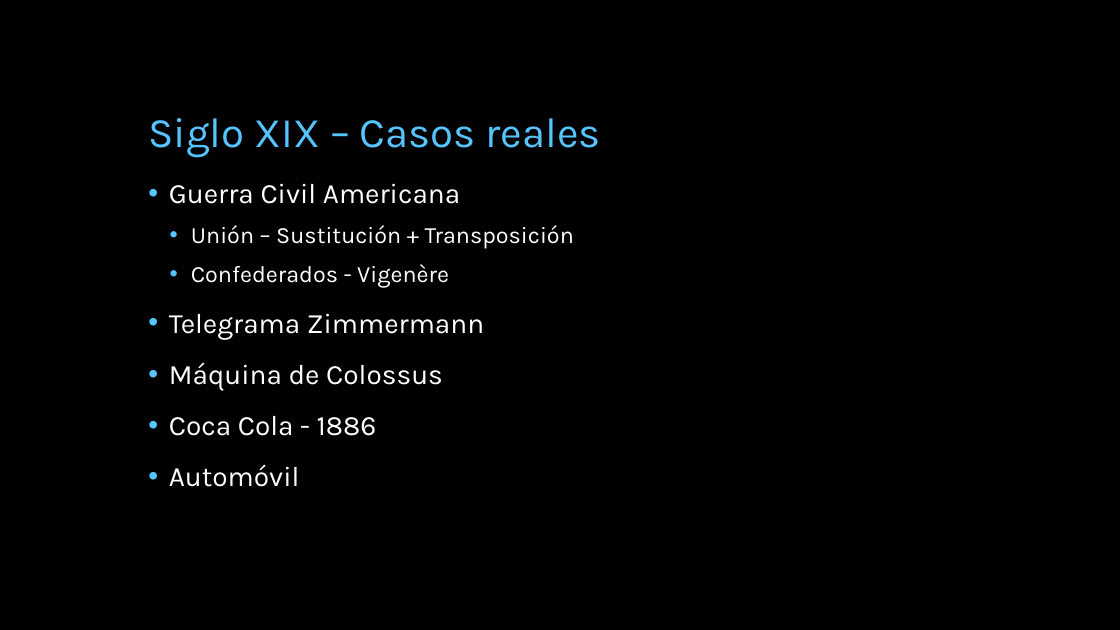
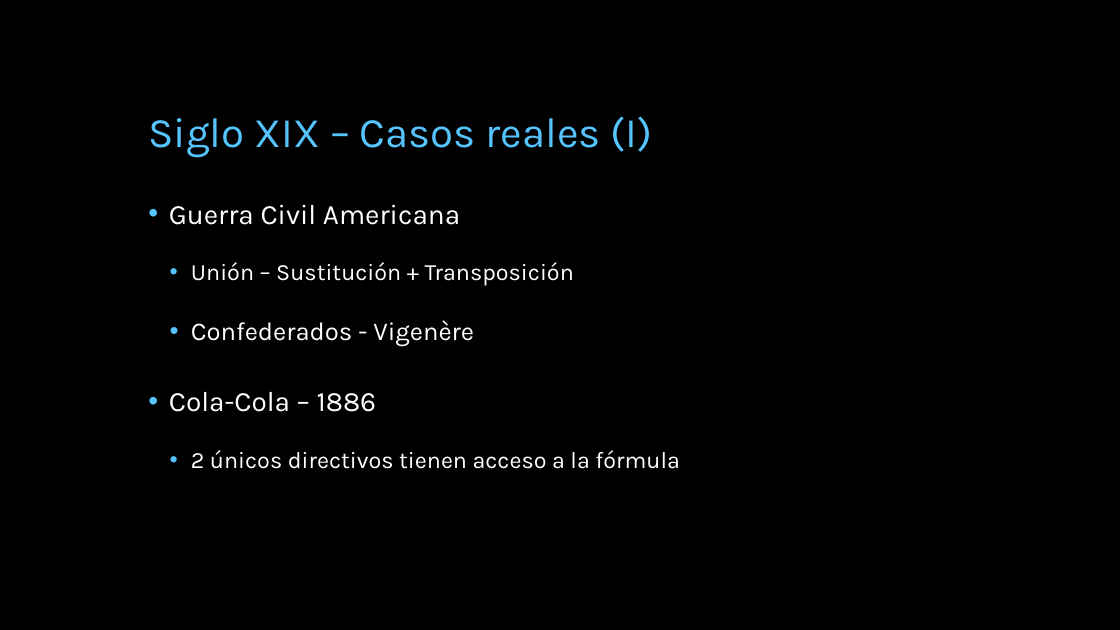
Before and after one commit to miparnisari/implantaciondesistemas, a slide deck: slide 24 of Presentacion/Fuga de Información.pptx (slide 23 before the commit). Drawn at 1120x630 pixels with LibreOffice and Linux fonts; fonts in the diff are those of the drawing; background and template pictures are left out. Boxes give left, top, right and bottom in pixels: in the first picture for what was removed or moved away, otherwise in the second. Text is boxed around its words. In the diff, an @@ line names an element or a change of style, - is before the commit and + after.

Commit message:
ultima modificación a riesgos y casos del siglo xix

```diff
--- a/Presentacion/Fuga de Información.pptx
+++ b/Presentacion/Fuga de Información.pptx
@@ title at [148, 116, 653, 158]: text changed @@
-Siglo XIX – Casos reales
+Siglo XIX – Casos reales (I)
@@ text at [169, 204, 574, 346]: size 20 to 22 pt in "Confederados - Vigenère"; line spacing 0.9 to 1.5 @@
@@ text at [169, 392, 680, 469]: text changed; size 24 to 20 pt @@
-• Telegrama Zimmermann
-• Máquina de Colossus
-• Coca Cola - 1886
-• Automóvil
+• Cola-Cola – 1886
+  • 2 únicos directivos tienen acceso a la fórmula
```
Also in this commit, not shown: 2 other slides changed, 2 slides added.
